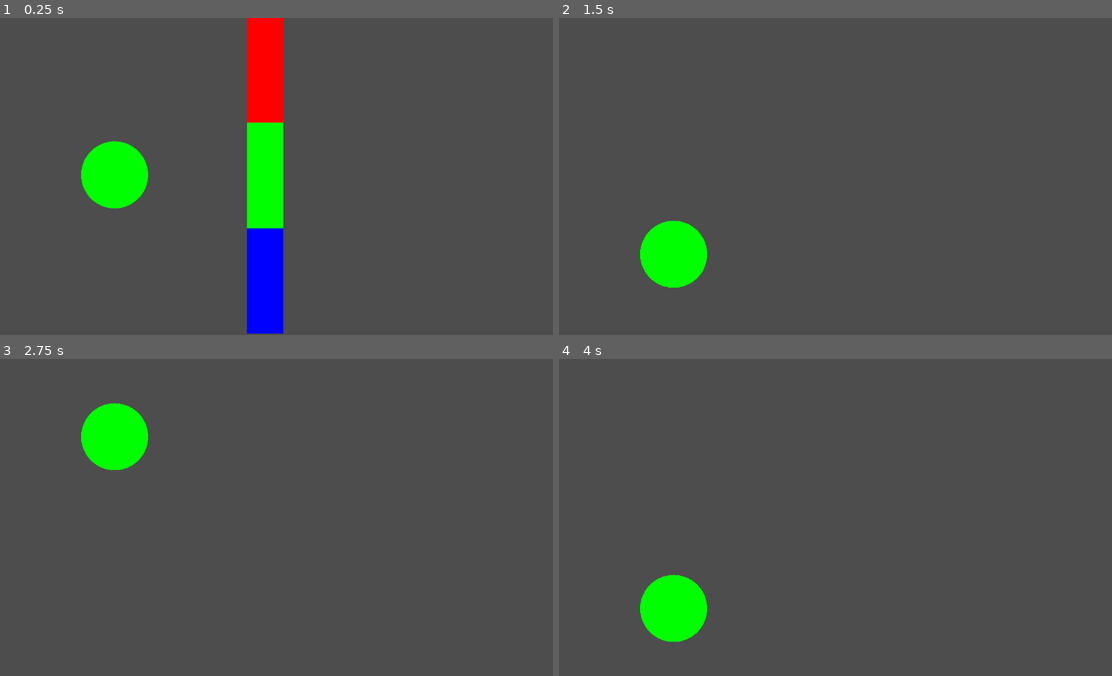
Above: before the commit, frames 1-4 (two rows, left to right).
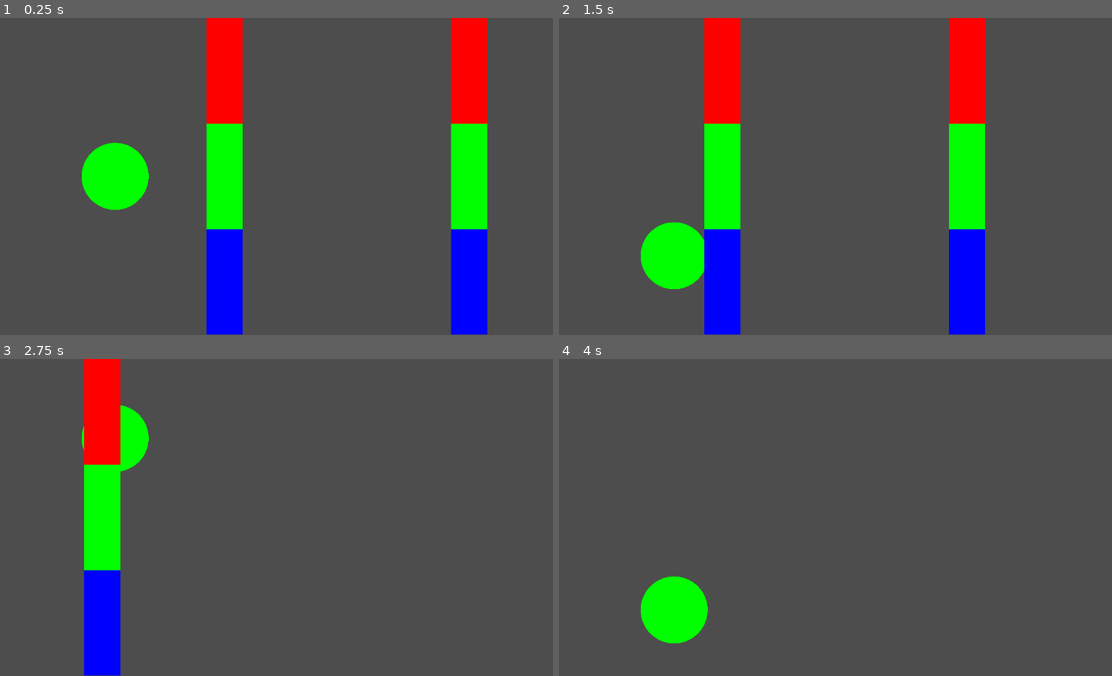
Above: after the commit, the same moments.

Repository: FantAsylum/RGBot
Game: Godot game, scene res://scenes/main_scene.tscn
The game is run twice, just before and just after one commit, with the same random seed, the same clock (stepped at 60 frames per second) and the same inputs.
Inputs:
- Up to frame 1 (0.25 s): no input
- Up to frame 2 (1.5 s): hold W (move_up) 0.53-1.28 s; hold S (move_down) from 1.28 s (still down)
- Up to frame 3 (2.75 s): release S (move_down) at 2.03 s; hold W (move_up) from 2.03 s (still down)
- Up to frame 4 (4 s): tap Enter at 3.5 s; release W (move_up) at 3.53 s; hold S (move_down) from 3.53 s (still down)

The runs differ from the first frame. In frame 1, 20% of the frame differs, in the area x 14-89%, y 0-100%; in frame 2, 13%; in frame 3, 6.7%; in frame 4, 0.2%.

Commit message:
Implement barrier manager

Diff:
--- /dev/null
+++ b/managers/BarrierManager.gd
@@ -0,0 +1,24 @@
+extends Node2D
+
+@export var barrier_scene: PackedScene = preload("res://objects/barrier.tscn")
+
+@export var initial_barrier_count = 3
+
+@onready var current_barrier_position = $CurrentBarrierPosition
+@onready var next_barrier_position = $NextBarrierPosition
+
+var distance_between: float
+
+func _ready():
+	distance_between = next_barrier_position.position.x - current_barrier_position.position.x
+	for i in range(initial_barrier_count):
+		spawn_barrier()
+
+
+func spawn_barrier():
+	var instance = barrier_scene.instantiate()
+	add_child(instance)
+
+	instance.position = current_barrier_position.position
+	current_barrier_position.position = next_barrier_position.position
+	next_barrier_position.position.x += distance_between
--- /dev/null
+++ b/objects/barrier.tscn
@@ -0,0 +1,18 @@
+[gd_scene load_steps=4 format=3 uid="uid://55oevnnfe5i3"]
+
+[ext_resource type="Shader" path="res://shaders/barrier.gdshader" id="1_ll51b"]
+
+[sub_resource type="ShaderMaterial" id="ShaderMaterial_t6vra"]
+shader = ExtResource("1_ll51b")
+shader_parameter/firstColor = Color(1, 0, 0, 1)
+shader_parameter/secondColor = Color(0, 1, 0, 1)
+shader_parameter/thirdColor = Color(0, 0, 1, 1)
+
+[sub_resource type="PlaceholderTexture2D" id="PlaceholderTexture2D_1mvba"]
+
+[node name="Barrier" type="Node2D"]
+
+[node name="Sprite2D" type="Sprite2D" parent="."]
+material = SubResource("ShaderMaterial_t6vra")
+scale = Vector2(74.037, 647)
+texture = SubResource("PlaceholderTexture2D_1mvba")
--- a/scenes/main_scene.tscn
+++ b/scenes/main_scene.tscn
@@ -1,29 +1,22 @@
-[gd_scene load_steps=6 format=3 uid="uid://d1qcso7m0pbh3"]
+[gd_scene load_steps=4 format=3 uid="uid://d1qcso7m0pbh3"]
 
 [ext_resource type="Script" path="res://scenes/MainScene.gd" id="1_4k1v8"]
 [ext_resource type="PackedScene" uid="uid://dqo08wa0k48qn" path="res://actors/bot.tscn" id="1_wg751"]
-[ext_resource type="Shader" path="res://shaders/barrier.gdshader" id="2_ftak2"]
-
-[sub_resource type="ShaderMaterial" id="ShaderMaterial_t6vra"]
-shader = ExtResource("2_ftak2")
-shader_parameter/firstColor = Color(1, 0, 0, 1)
-shader_parameter/secondColor = Color(0, 1, 0, 1)
-shader_parameter/thirdColor = Color(0, 0, 1, 1)
-
-[sub_resource type="PlaceholderTexture2D" id="PlaceholderTexture2D_1mvba"]
+[ext_resource type="Script" path="res://managers/BarrierManager.gd" id="4_i4ctm"]
 
 [node name="MainScene" type="Node2D"]
 script = ExtResource("1_4k1v8")
 
 [node name="Bot" parent="." instance=ExtResource("1_wg751")]
 
-[node name="Barrier" type="Node2D" parent="."]
+[node name="Camera" type="Camera2D" parent="."]
+position = Vector2(577, 324)
 
-[node name="Sprite2D" type="Sprite2D" parent="Barrier"]
-material = SubResource("ShaderMaterial_t6vra")
-position = Vector2(661, 325)
-scale = Vector2(74.037, 647)
-texture = SubResource("PlaceholderTexture2D_1mvba")
+[node name="BarrierManager" type="Node2D" parent="."]
+position = Vector2(577, 324)
+script = ExtResource("4_i4ctm")
 
-[node name="Camera" type="Camera2D" parent="."]
-position = Vector2(578, 327)
+[node name="CurrentBarrierPosition" type="Marker2D" parent="BarrierManager"]
+
+[node name="NextBarrierPosition" type="Marker2D" parent="BarrierManager"]
+position = Vector2(500, 0)
